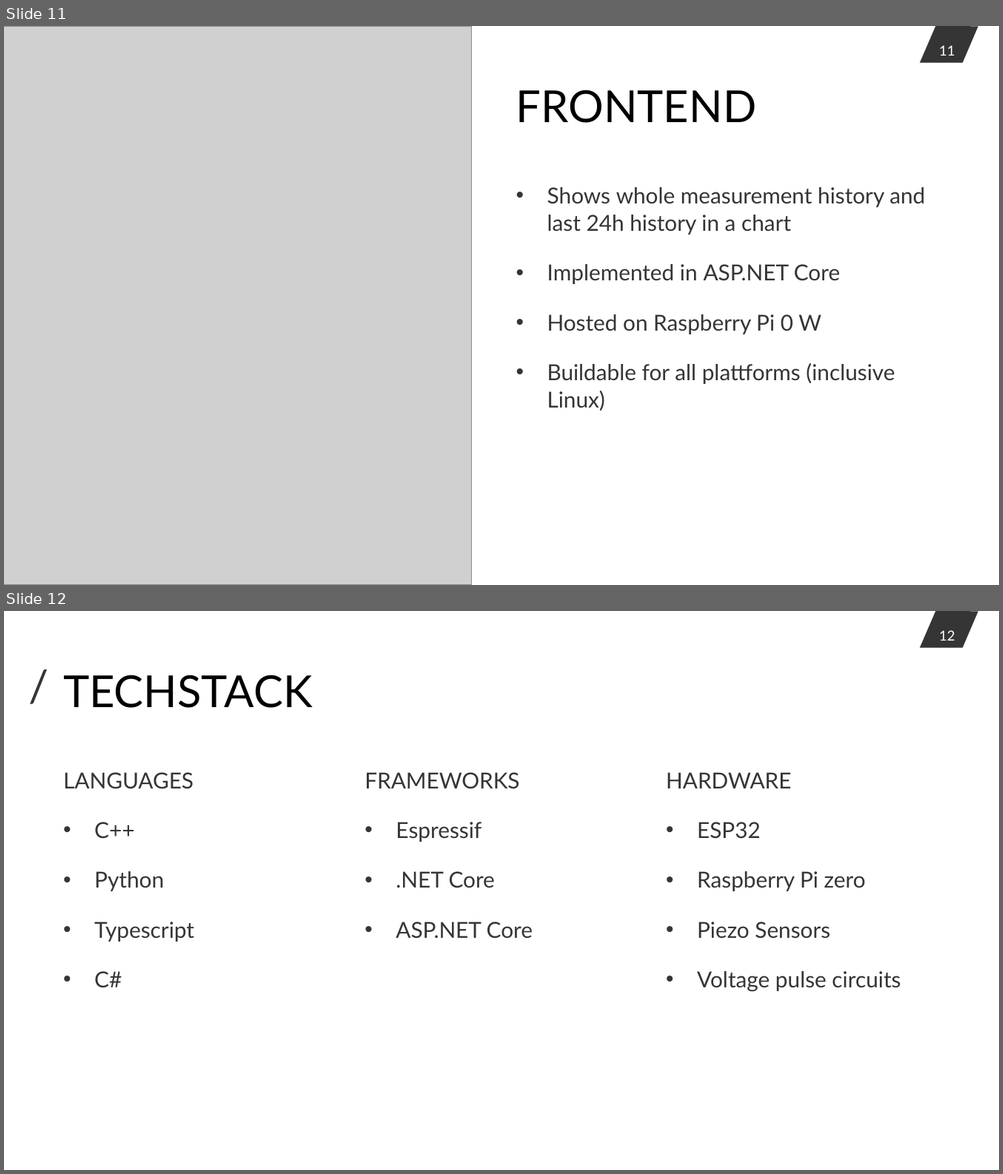
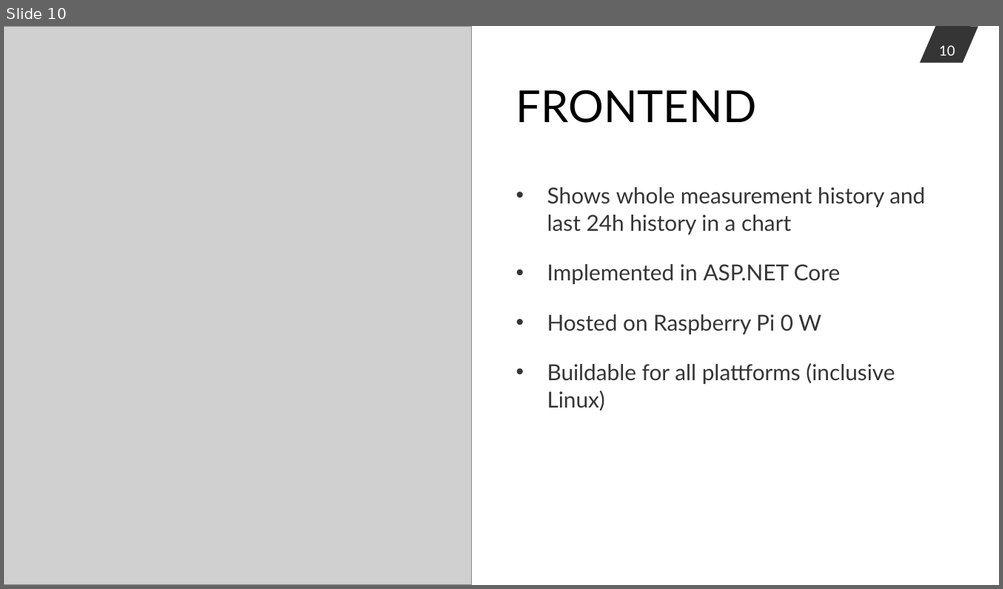
Before and after one commit to StephanStofer/hslu-iot, a slide deck: doc/presentation.pptx. Shown one above the other, each under a label of ours: slides 11 and 12 before the commit, slide 10 after it. The pictures are 1003x1174 and 1003x589 pixels, drawn with LibreOffice and Linux fonts; fonts in the diff are those of the drawing; grey boxes stand for pictures. Boxes give left, top, right and bottom in pixels: in the first picture for what was removed or moved away, otherwise in the second. Text is boxed around its words. In the diff, an @@ line names an element or a change of style, - is before the commit and + after.

```diff
--- a/doc/presentation.pptx
+++ b/doc/presentation.pptx
@@ slide 12 removed at [4,611,999,1170], background #FFFFFF @@
@@ page number removed at [920,611,979,648] @@
-12
@@ text removed at [19,654,53,718] @@
-/
@@ title removed at [63,675,313,708] @@
-TECHSTACK
@@ text removed at [63,772,194,988] @@
-LANGUAGES
-• C++
-• Python
-• Typescript
-• C#
@@ text removed at [364,772,532,939] @@
-FRAMEWORKS
-• Espressif
-• .NET Core
-• ASP.NET Core
@@ text removed at [666,772,900,992] @@
-HARDWARE
-• ESP32
-• Raspberry Pi zero
-• Piezo Sensors
-• Voltage pulse circuits
@@ what was slide 11 is now slide 10 @@
@@ page number at [939,45,955,56]: text changed @@
-11
+10
```
Also in this commit, not shown: 2 slides changed, 2 slides added, 3 other slides removed.
